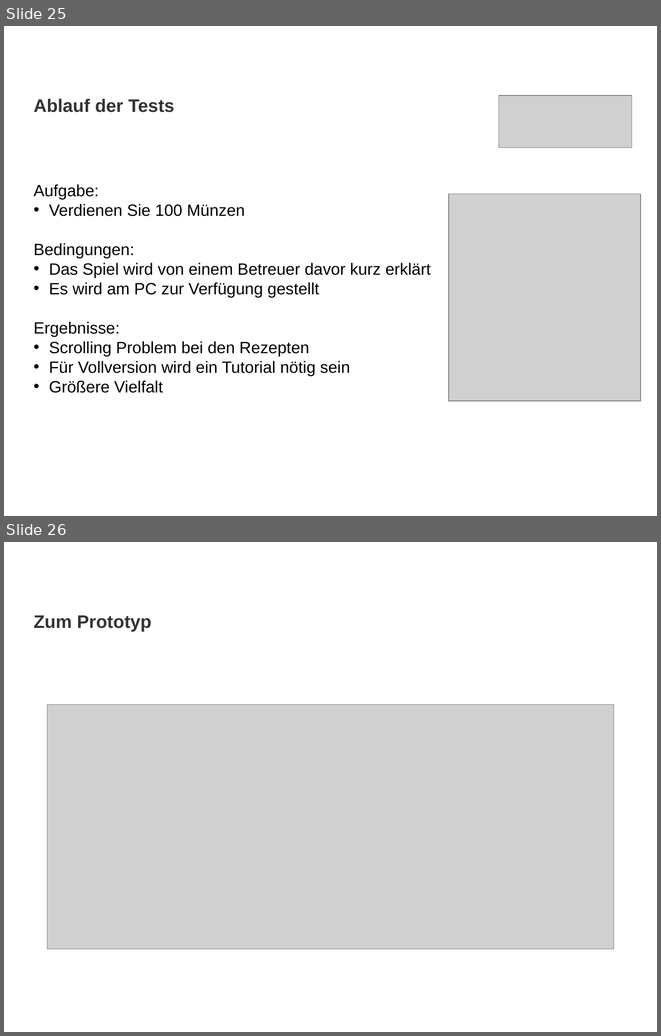
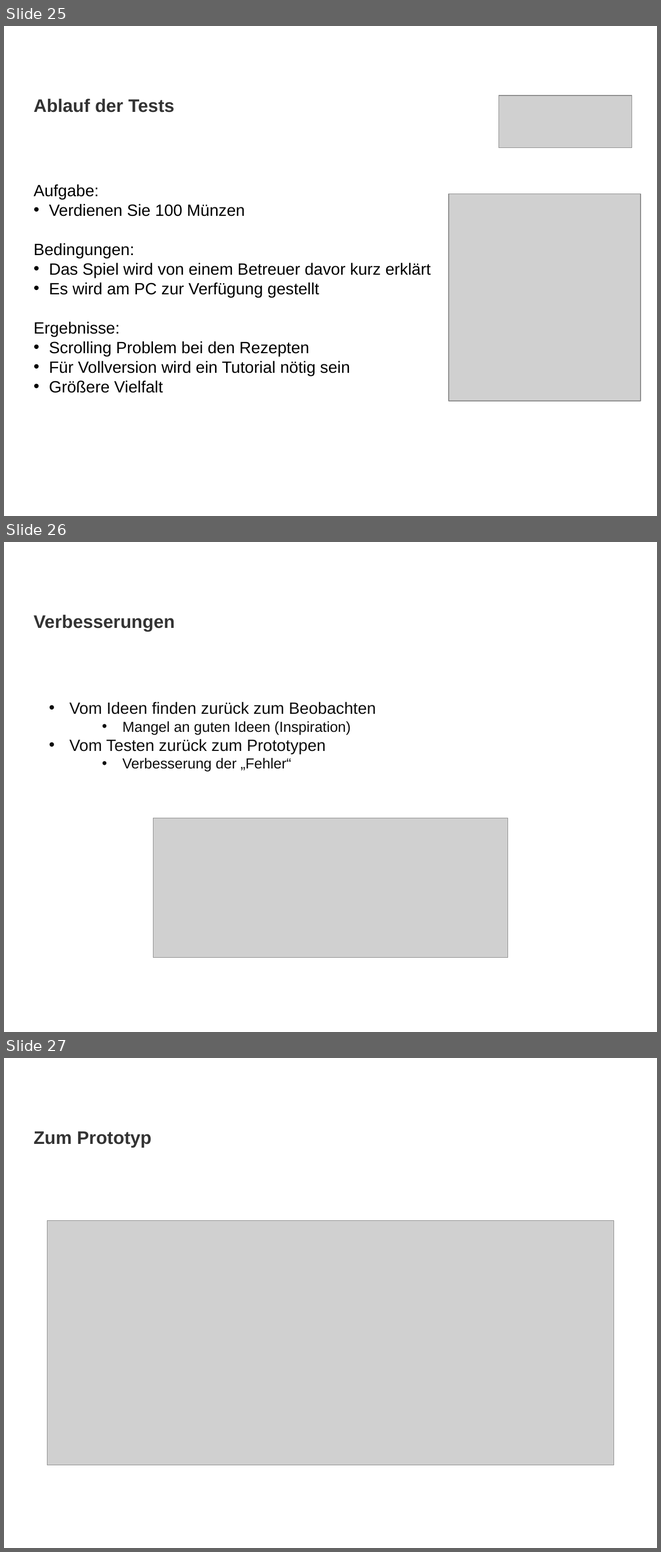
Before and after one commit to JeanlucE/Rezepte, a slide deck: Slides.ppt. Shown one above the other, each under a label of ours: slides 25 and 26 before the commit, slides 25, 26 and 27 after it. The pictures are 661x1036 and 661x1552 pixels, drawn with LibreOffice and Linux fonts; fonts in the diff are those of the drawing; grey boxes stand for pictures; background and template pictures are left out. Boxes give left, top, right and bottom in pixels: in the first picture for what was removed or moved away, otherwise in the second. Text is boxed around its words. In the diff, an @@ line names an element or a change of style, - is before the commit and + after.

Commit message:
Verbesserungen Folie

```diff
--- a/Slides.ppt
+++ b/Slides.ppt
@@ slide 26 added at (x1=4, y1=542, x2=657, y2=1032), background picture (left out) @@
@@ title added at (x1=34, y1=615, x2=175, y2=632), 20 pt, text #333333, bold @@
+Verbesserungen
@@ text added at (x1=69, y1=702, x2=376, y2=771), 18 pt, text #0D0D0D @@
+• Vom Ideen finden zurück zum Beobachten
+  • Mangel an guten Ideen (Inspiration)
+• Vom Testen zurück zum Prototypen
+  • Verbesserung der „Fehler“
@@ picture added at (x1=153, y1=818, x2=508, y2=958) @@
@@ what was slide 26 is now slide 27 @@
```
